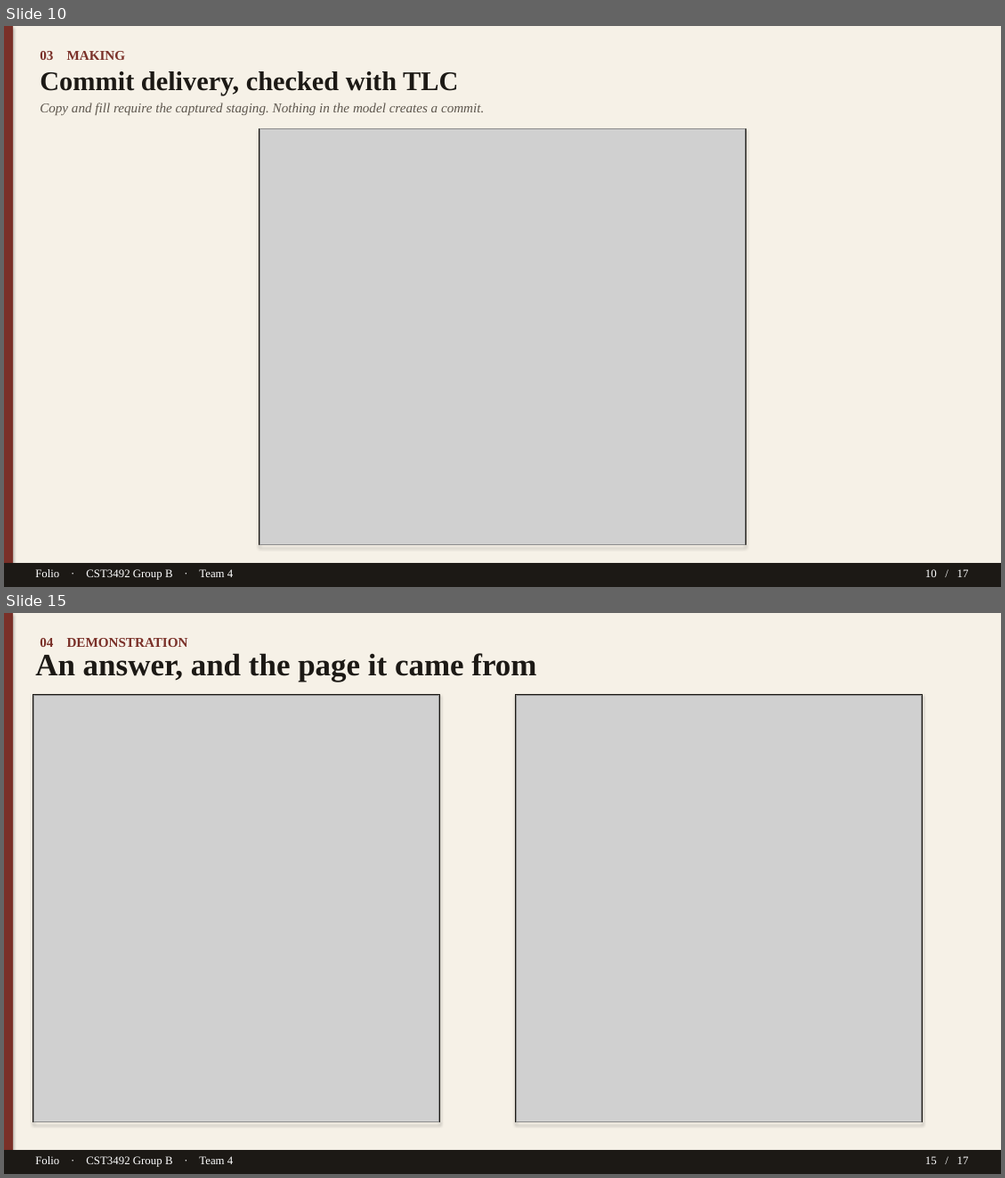
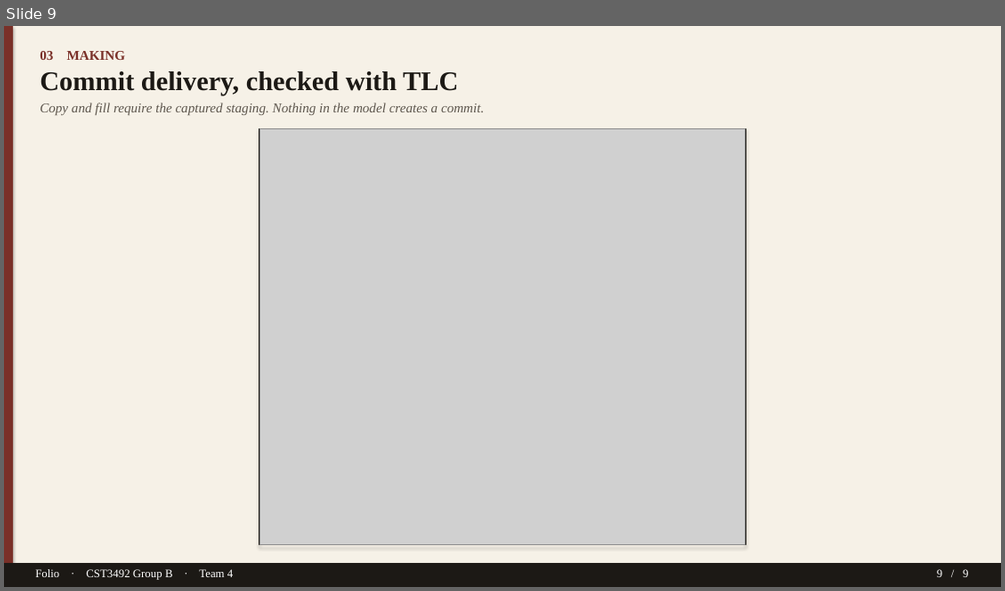
Before and after one commit to TTAWDTT/folio, a slide deck: submission/documents/Folio-GroupB-Team4-Slides.pptx. Shown one above the other, each under a label of ours: slides 10 and 15 before the commit, slide 9 after it; the slides between them are not shown. The pictures are 1005x1178 and 1005x591 pixels, drawn with LibreOffice and Linux fonts; fonts in the diff are those of the drawing; grey boxes stand for pictures. Boxes give left, top, right and bottom in pixels: in the first picture for what was removed or moved away, otherwise in the second. Text is boxed around its words. In the diff, an @@ line names an element or a change of style, - is before the commit and + after.

```diff
--- a/submission/documents/Folio-GroupB-Team4-Slides.pptx
+++ b/submission/documents/Folio-GroupB-Team4-Slides.pptx
@@ slide 15 removed at (4,613,1001,1174), background #FFFFFF @@
@@ rectangle removed at (4,613,1001,1174) @@
@@ rectangle removed at (4,613,13,1174) @@
@@ text removed at (40,638,188,647) @@
-04 DEMONSTRATION
@@ text removed at (35,653,536,682) @@
-An answer, and the page it came from
@@ rectangle removed at (33,695,439,1122) @@
@@ picture removed at (34,695,439,1121) @@
@@ rectangle removed at (516,695,922,1122) @@
@@ picture removed at (517,695,922,1121) @@
@@ rectangle removed at (4,1150,1001,1174) @@
@@ text removed at (35,1156,233,1167) @@
-Folio · CST3492 Group B · Team 4
@@ text removed at (925,1156,969,1164) @@
-15 / 17
@@ what was slide 10 is now slide 9 @@
@@ slide 9 changed as well @@
@@ text at (937,569,968,577): text changed @@
-10 / 17
+9 / 9
```
Also in this commit, not shown: 8 other slides changed, 7 other slides removed, 5 other files.
